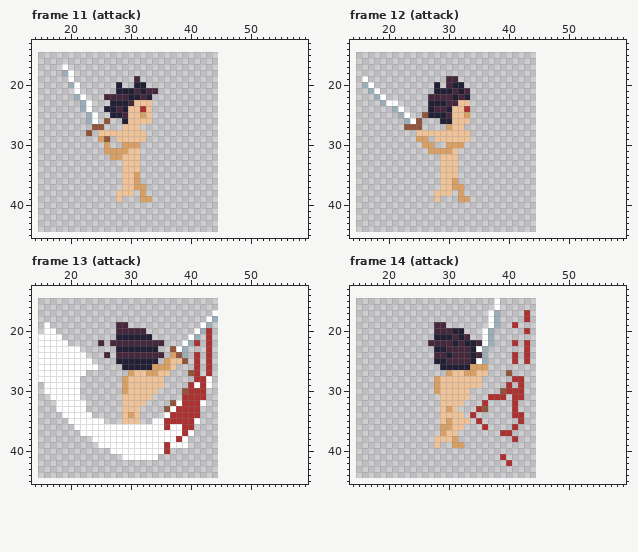
Two versions of one pixel-art file, dist/assets/evil_hero.aseprite. Above, as it was before the edit.
30x30 pixels, 20 frames. Shown: frame 11 (attack): x 14..59, y 13..45; frame 12 (attack): x 14..59, y 13..45; frame 13 (attack): x 14..59, y 13..45; frame 14 (attack): x 14..59, y 13..45. The old version is drawn lined up with the new one, on the new canvas. The commit also changed other frames, which this record leaves out.
The result:
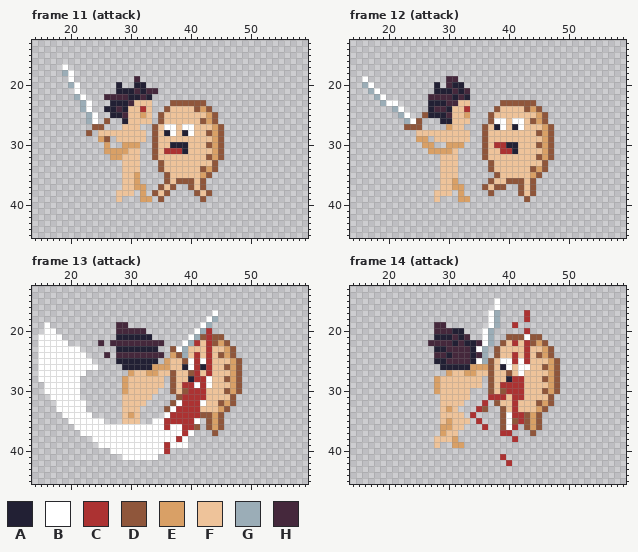
Palette (. is transparent): A #222034  B #ffffff  C #ac3232  D #8f563b  E #d9a066  F #eec39a  G #9badb7  H #45283c
From old to new:
canvas 30x30 -> 60x60, the old top-left corner now at 15,15
Changed rows in their new state; - is an unchanged pixel.
Frame 11 (attack):
first column x 34:
23 ---DDDDDD---
24 --DFFFFDED--
25 -DFFFFFFFED-
26 -DFFFFFFDED-
27 DFBBFBBFFFED
28 DFABFABFFDED
29 DFFFFFFFFFED
30 DFFAAAFFFDED
31 DFCCCAFFFFED
32 DFFFFFFFFDED
33 -DFFFFFFFFD-
34 -DFFFFFFDED-
35 --DFFFFFED--
36 --DFDDDFD---
37 -DFD--DFD---
38 DFD----DFD--
39 -D------D---
Frame 12 (attack):
first column x 36:
23 ---DDDDDD---
24 --DFFFFDED--
25 -DFFFFFFFED-
26 -DBBFBBFDED-
27 DFABFABFFFED
28 DFFFFFFFFDED
29 DFFFFFFFFFED
30 DFCCAAFFFDED
31 DFFCCAFFFFED
32 DFFFFFFFFDED
33 -DFFFFFFFFD-
34 -DFFFFFFDED-
35 --DFFFFFED--
36 -DFFDDDFD---
37 DFDD--DFD---
38 -D----DFD---
39 -------D----
Frame 13 (attack):
first column x 37:
21 -----D-DD---
22 -----F-DED--
23 ---FFF-FFED-
24 ---F-F-FDED-
25 ---B-B-FFFED
26 -FAB-A-FFDED
27 DFF--F-FFFED
28 DFFA---FFDED
29 DFC----FFFED
30 DF----FFFDED
31 -D----FFFFD-
32 ------FFDED-
33 -----FFFED--
34 -----DDED---
35 ------DED---
36 ----D-DED---
37 -------D----
Frame 14 (attack):
first column x 37:
21 ---DDDBDD---
22 --DF-F-DED--
23 -DFFFF-FFED-
24 -DFF-F-FDED-
25 DFBB-B-FFFED
26 DFABFBBFFDED
27 DFF-FBFFFFED
28 DFFA--FFFDED
29 DFC-C-FFFFED
30 DF----FFFDED
31 ---F--FFFFD-
32 -DFF-FFFDED-
33 --DF-FFFED--
34 --DB--DED---
35 --DBD-DED---
36 --DB--DED---
37 -------D----
